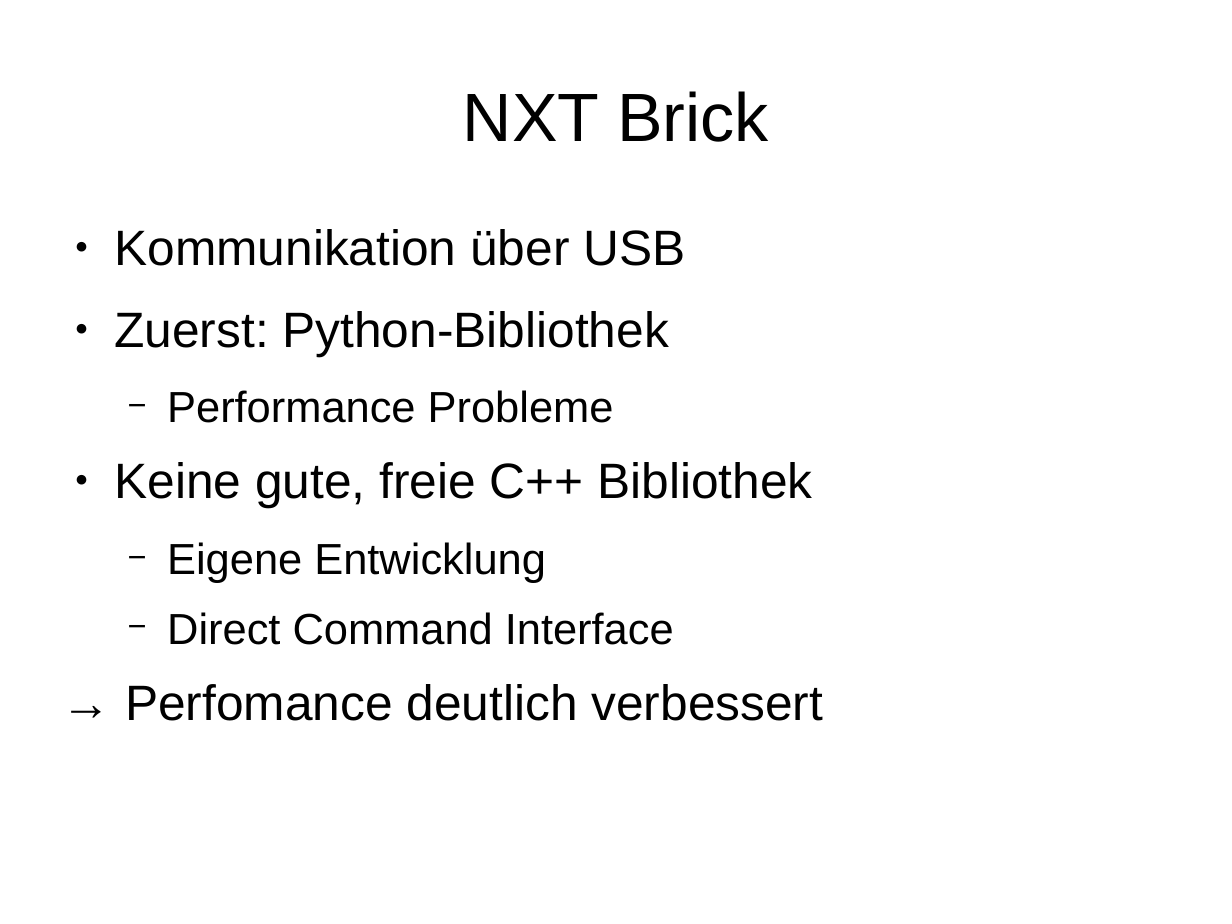
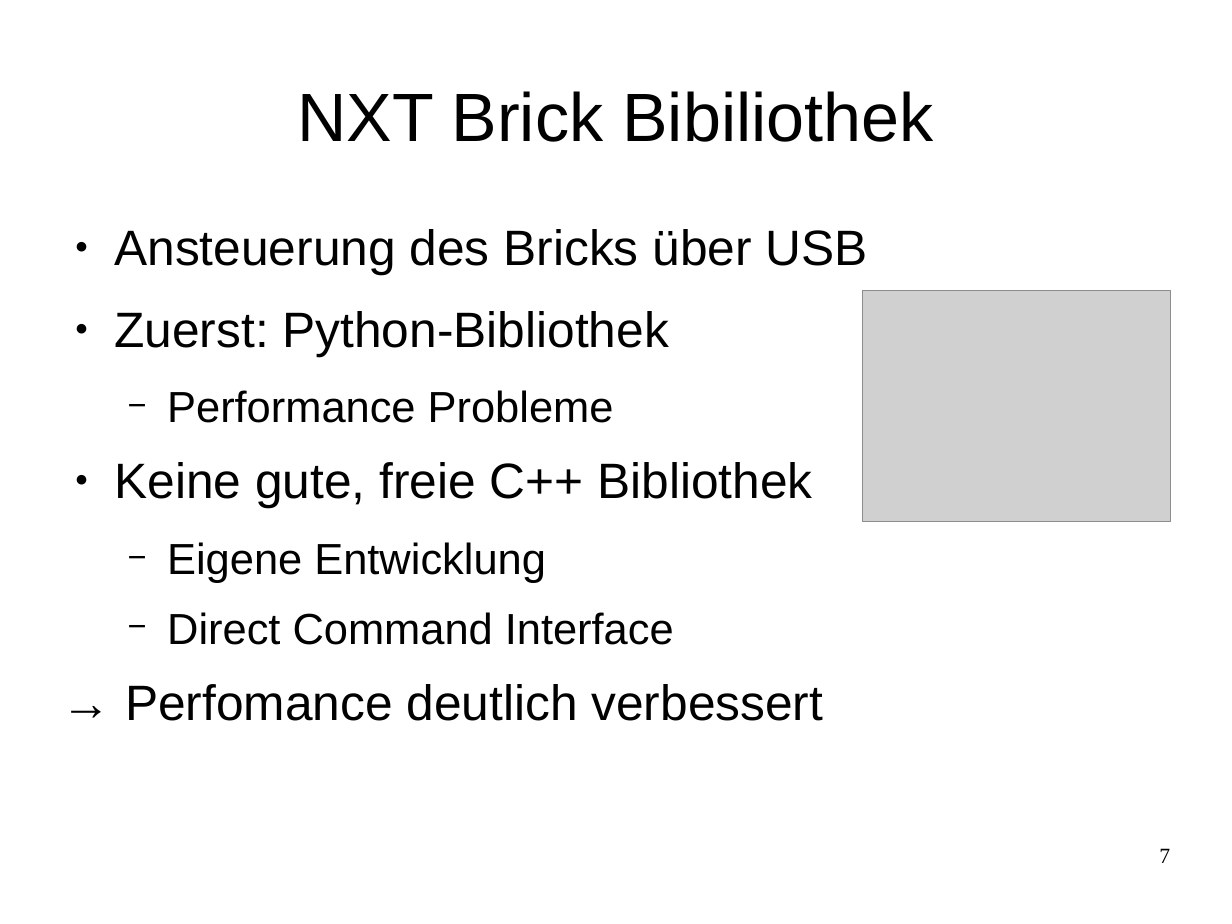
Before and after one commit to Smart-Minotaur/nxt_minotaur, a slide deck: slide 7 of doc/Präsentation.odp (slide 5 before the commit). Drawn at 1232x924 pixels with LibreOffice and Linux fonts; fonts in the diff are those of the drawing; grey boxes stand for pictures. Boxes give left, top, right and bottom in pixels: in the first picture for what was removed or moved away, otherwise in the second. Text is boxed around its words. In the diff, an @@ line names an element or a change of style, - is before the commit and + after.

```diff
--- a/doc/Präsentation.odp
+++ b/doc/Präsentation.odp
@@ title at (297, 91, 933, 142): text changed @@
-NXT Brick
+NXT Brick Bibiliothek
@@ text at (114, 229, 868, 275): text changed @@
-● Kommunikation über USB
+● Ansteuerung des Bricks über USB
@@ picture added at (863, 291, 1172, 522) @@
@@ page number added at (1159, 848, 1170, 863), 14 pt, text #000000 @@
+7
```
Also in this commit, not shown: 18 other slides changed, 6 slides added, 3 slides removed.
